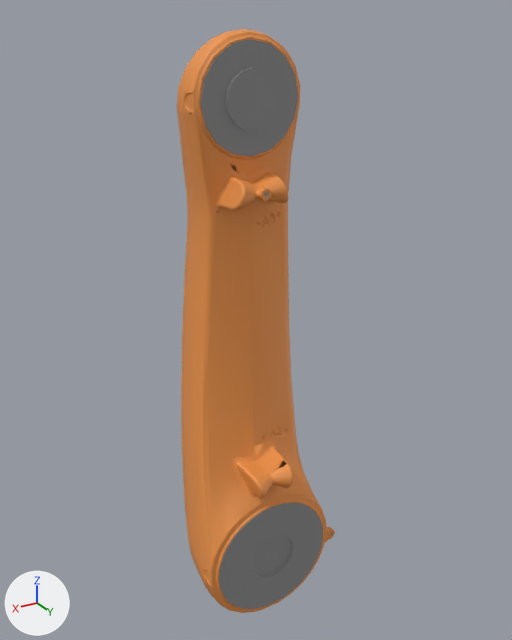
One commit to the COLLADA model kuka_iontec_support/meshes/kr70_r2100/visual/link_2.dae: the scene before it, then after it.
Both versions are drawn from a camera (50 mm lens) standing at (0.794, 0.857, 1.593) and looking at (0.146, -0.224, 1.052). Every picture has the same lights, and +X, +Y and +Z are marked at lower left. The older version comes first. Where no turn or scale is listed for an object, it has been applied to the vertices. Vertices at exactly the same position are counted once.
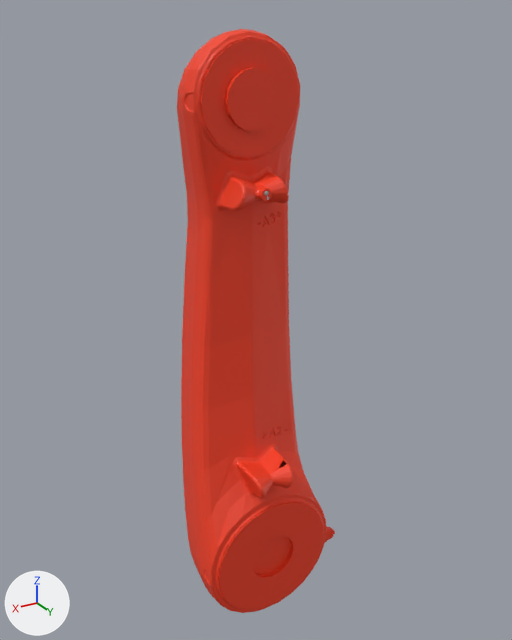
Changed parts and their boxes [x1, y1, x2, y2] in the pictures (512 x 640 px; the box of a moved part takes in the faces that stretch with it):
'Default.040', recoloured (dark grey to red): [200, 39, 333, 609] in both
part 1 of me_mesh42, moved or reshaped: before [212, 494, 310, 573]; after [211, 428, 278, 575]
part 2 of me_mesh42, reshaped: before [192, 113, 297, 219]; after [193, 116, 279, 219]
part 3 of me_mesh42, recoloured (orange to red): [177, 29, 335, 613] in both

The change in detail:
Material 'Material_1' (mat_material_1) is new.
Its base color is (0.913, 0.0513, 0.0152) (red #f54021).
me_mesh41 has 1790 vertices, 2626 faces and spans x -0.003..0.3, y -0.288..-0.107, z 0.45..1.558.
me_mesh41 no longer uses material mat_kuka_black (dark grey #585858).
me_mesh41 gains material mat_material_1 (red #f54021).
me_mesh42 is used by ob_default_041; location (0.0, 0.0, 0.0).
me_mesh42 had 8384 vertices, 13783 faces and spanned x -0.008..0.318, y -0.33..-0.079, z 0.432..1.572.
me_mesh42 now has 8427 vertices, 13823 faces and spans x -0.008..0.318, y -0.33..-0.079, z 0.432..1.572.
me_mesh42 part 1: 6 vertices moved within x 0.125..0.312, y -0.238..-0.113, z 0.584..0.83; 21 vertices removed from x 0.037..0.299, y -0.26..-0.113, z 0.543..0.714; 36 vertices added at x 0.031..0.301, y -0.238..-0.136, z 0.436..0.817.
me_mesh42 part 2: 5 vertices moved from x 0.071..0.247, y -0.211..-0.205, z 1.259..1.45 to x 0.071..0.25, y -0.211..-0.205, z 1.259..1.45; 13 vertices removed from x 0.087..0.268, y -0.22..-0.166, z 1.275..1.418; 40 vertices added at x 0.072..0.262, y -0.22..-0.196, z 1.261..1.449.
me_mesh42 part 3: 13384 faces spanning x -0.008..0.318, y -0.33..-0.079, z 0.432..1.572 switch from mat_kuka_orange (orange #ed9449) to mat_material_1 (red #f54021).
Other edits to the shape of me_mesh42 do not show in these pictures.
